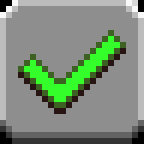
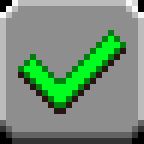
Two versions of the same layered image (144px x 144px). Layer-by-layer changes:
painted on "Layer 2" over [18, 30, 126, 108]
